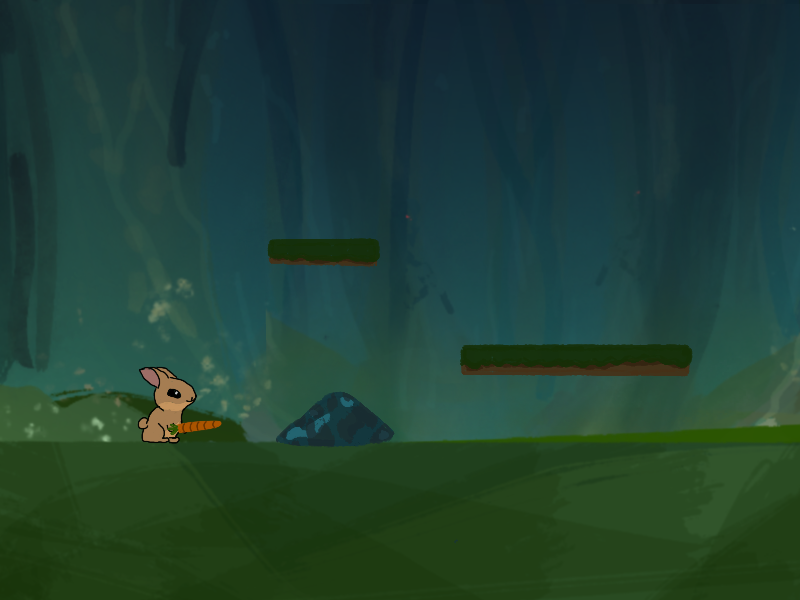
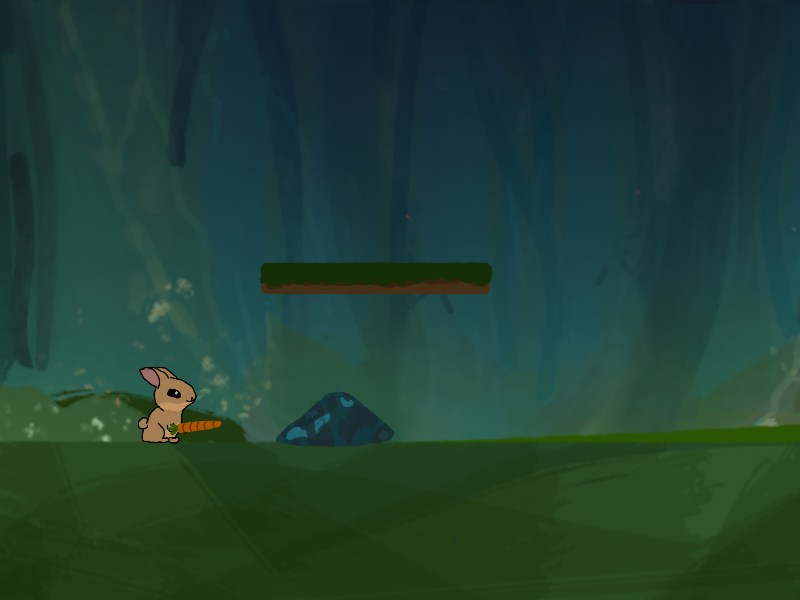
Layer changes from the first 800px x 600px image to the second:
hid "Mała Platforma", painted on it over left=267, top=238, right=399, bottom=268
painted on "Duża Platforma" over left=260, top=261, right=693, bottom=377
